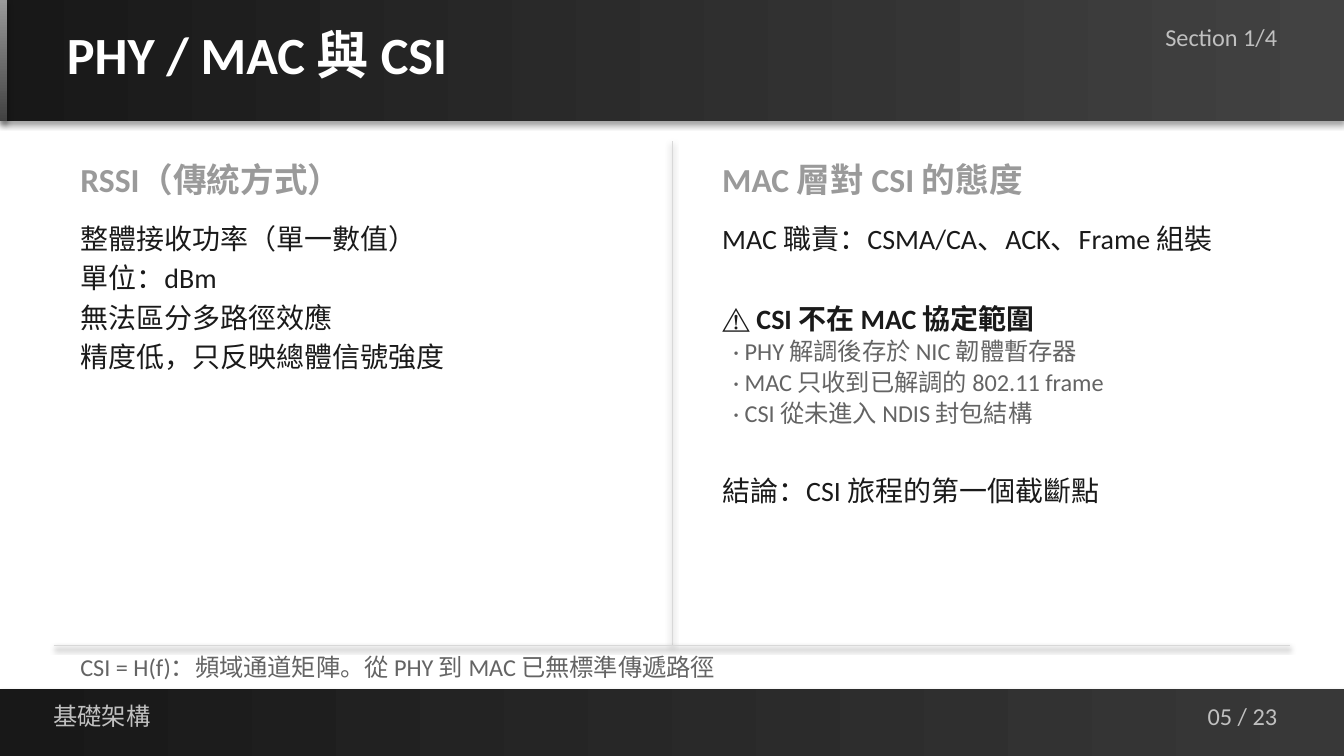
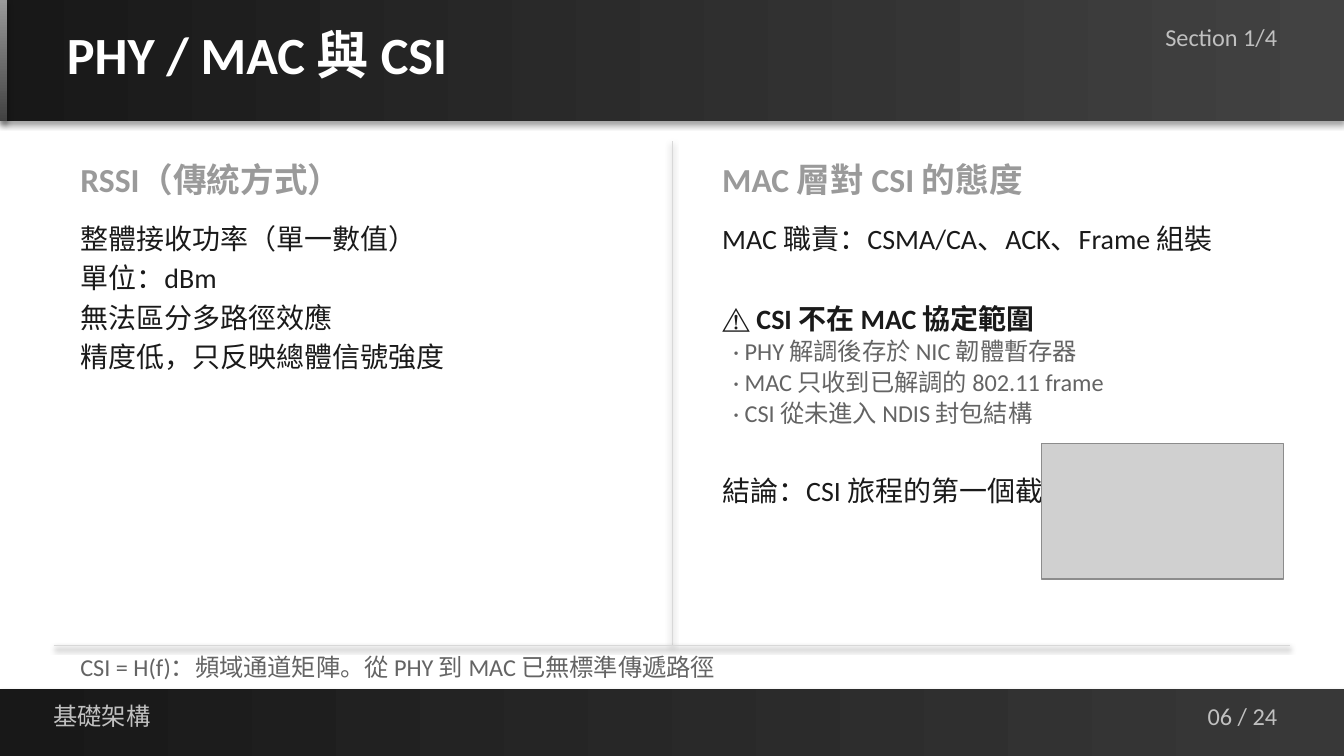
Before and after one commit to jacky92219-cell/network-ppt-project, a slide deck: slide 6 of output/network-card-csi-v5.1.pptx (slide 5 before the commit). Drawn at 1344x756 pixels with LibreOffice and Linux fonts; fonts in the diff are those of the drawing; grey boxes stand for pictures. Boxes give left, top, right and bottom in pixels: in the first picture for what was removed or moved away, otherwise in the second. Text is boxed around its words. In the diff, an @@ line names an element or a change of style, - is before the commit and + after.

```diff
--- a/output/network-card-csi-v5.1.pptx
+++ b/output/network-card-csi-v5.1.pptx
@@ picture added at box(1042, 444, 1284, 579) @@
@@ text at box(1208, 708, 1278, 725): text changed @@
-05 / 23
+06 / 24
```
Also in this commit, not shown: 22 other slides changed, 1 slide added, 14 other files.
